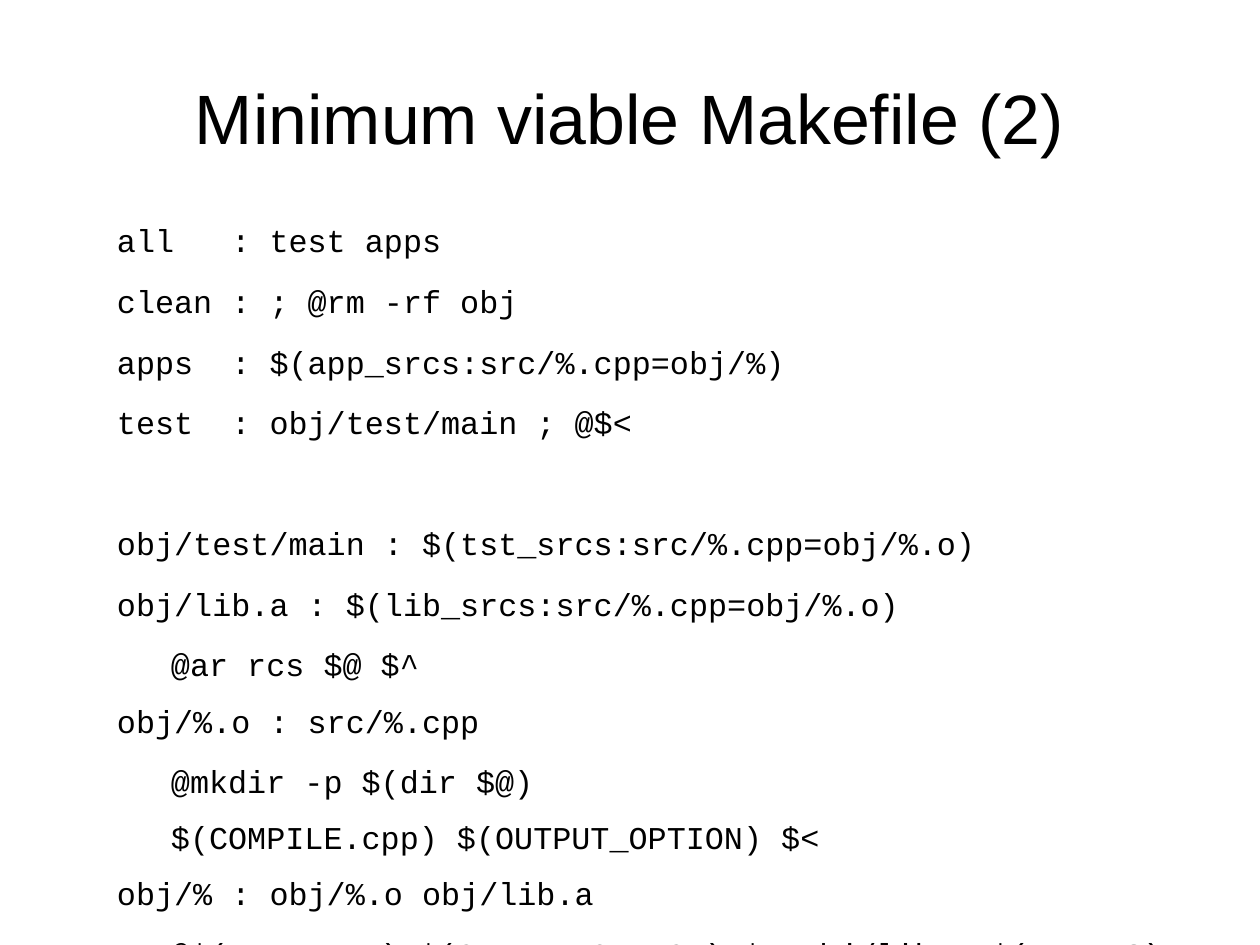
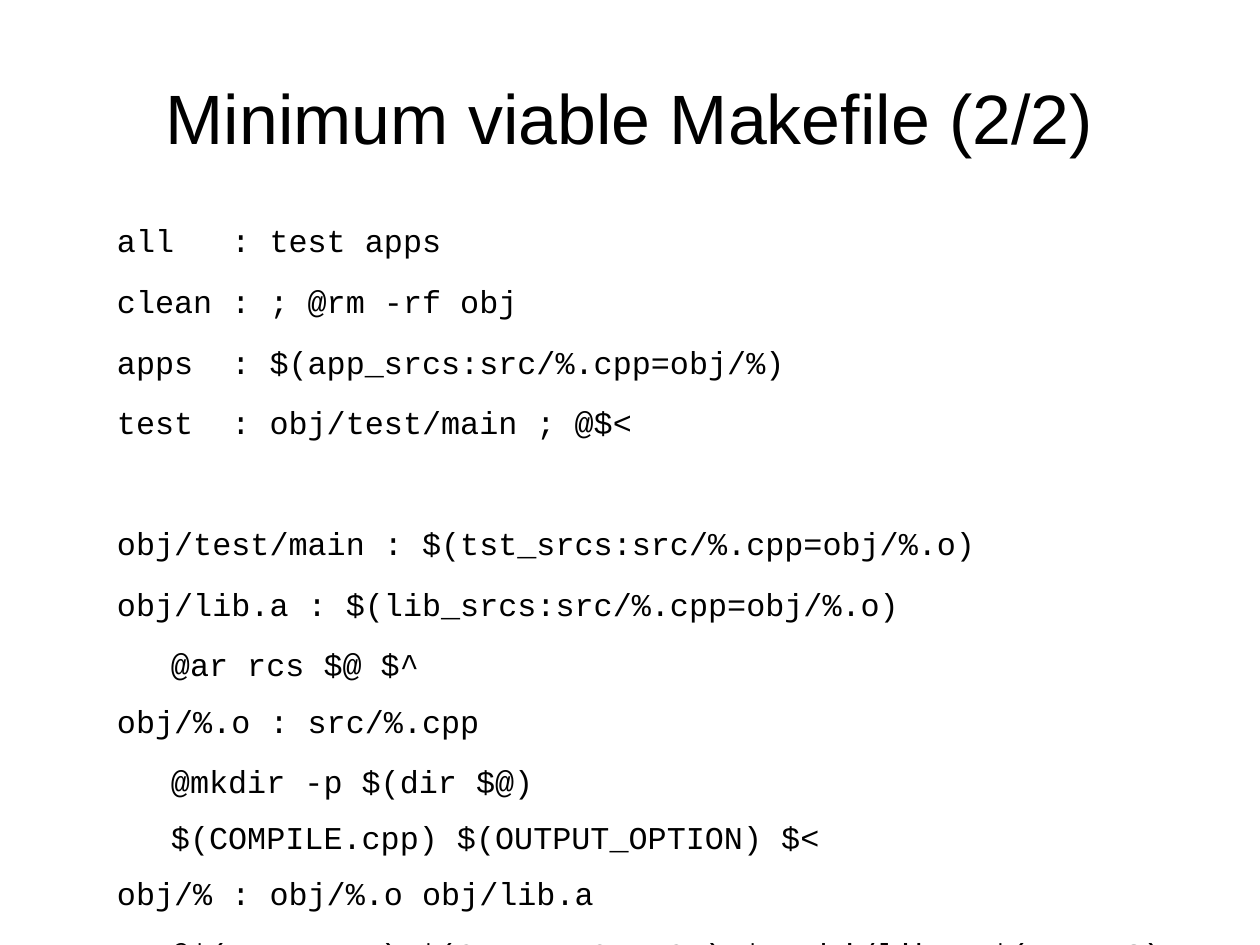
Before and after one commit to mikeseymour/JustUseMake, a slide deck: slide 10 of JustUseMake.odp. Drawn at 1260x945 pixels with LibreOffice and Linux fonts; fonts in the diff are those of the drawing. Boxes give left, top, right and bottom in pixels: in the first picture for what was removed or moved away, otherwise in the second. Text is boxed around its words. In the diff, an @@ line names an element or a change of style, - is before the commit and + after.

```diff
--- a/JustUseMake.odp
+++ b/JustUseMake.odp
@@ title at (166, 93, 1093, 157): text changed @@
-Minimum viable Makefile (2)
+Minimum viable Makefile (2/2)
```
Also in this commit, not shown: 2 other slides changed, 2 slides added, 1 other file.
